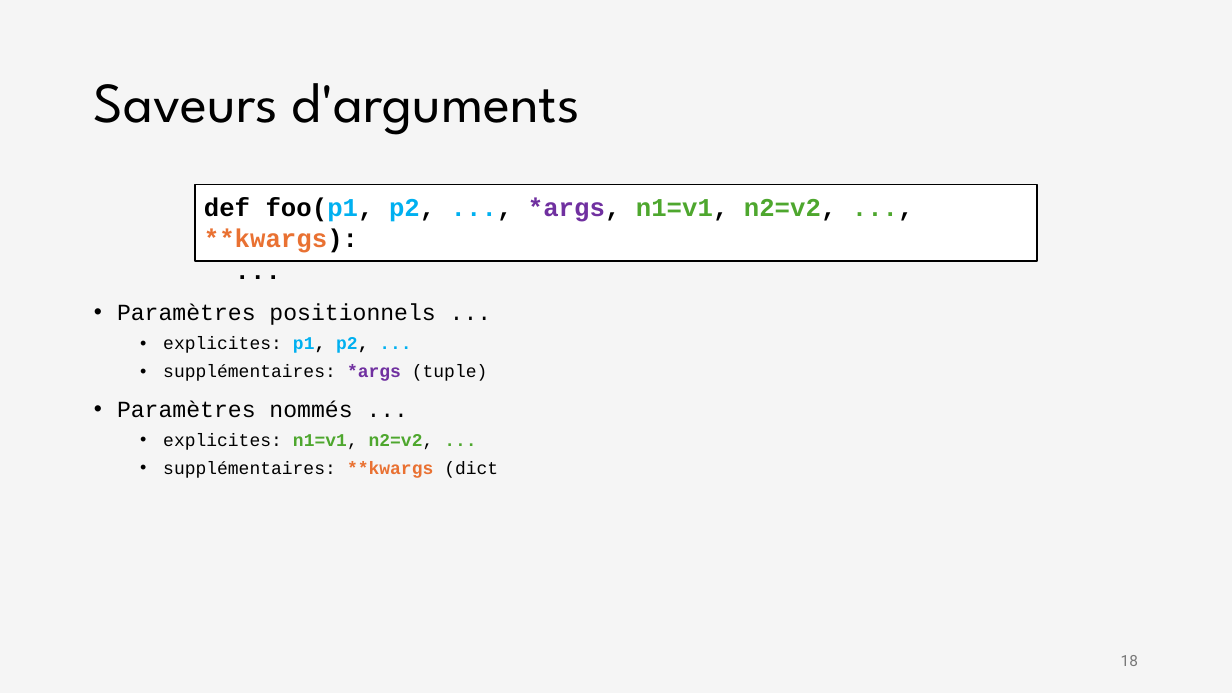
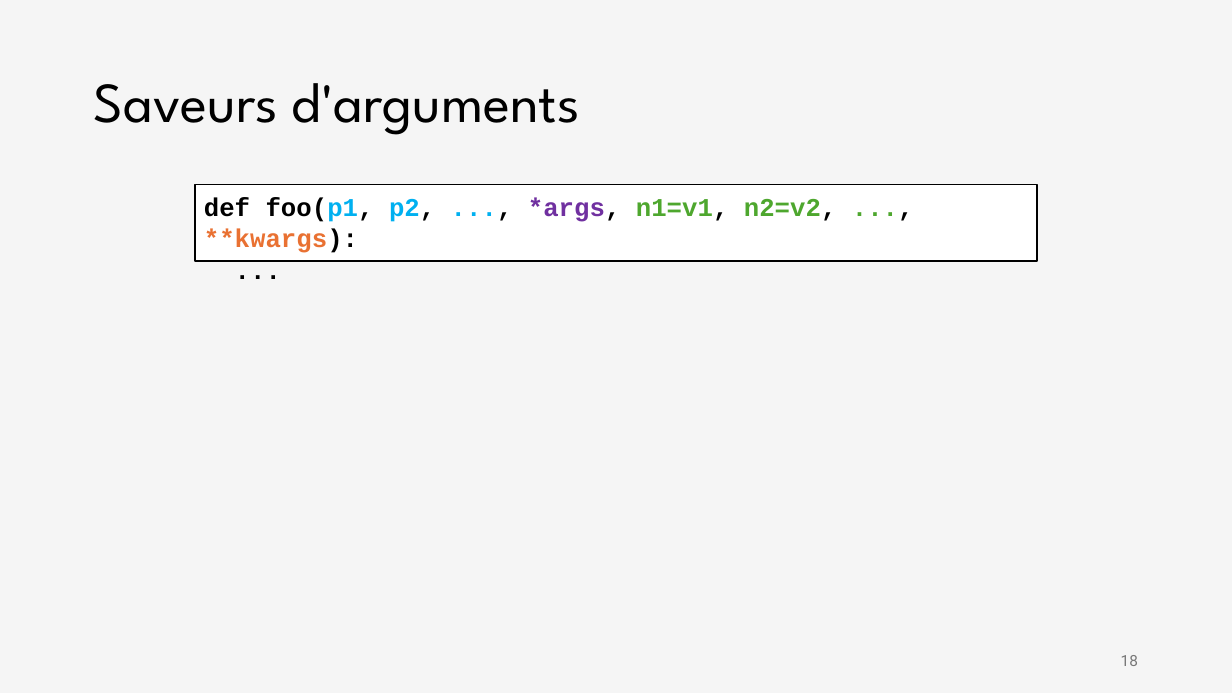
Before and after one commit to iannickgagnon/sagedays_iannick_2026, a slide deck: slide 18 of python_1/presentation_python_1.pptx. Drawn at 1232x693 pixels with LibreOffice and Linux fonts; fonts in the diff are those of the drawing; grey boxes stand for pictures. Boxes give left, top, right and bottom in pixels: in the first picture for what was removed or moved away, otherwise in the second. Text is boxed around its words. In the diff, an @@ line names an element or a change of style, - is before the commit and + after.

```diff
--- a/python_1/presentation_python_1.pptx
+++ b/python_1/presentation_python_1.pptx
@@ text removed at (117,304,498,478) @@
-• Paramètres positionnels ...
-  • explicites: p1, p2, ...
-  • supplémentaires: *args (tuple)
-• Paramètres nommés ...
-  • explicites: n1=v1, n2=v2, ...
-  • supplémentaires: **kwargs (dict
```
Also in this commit, not shown: 5 other slides changed, 4 slides added, 1 slide removed.
